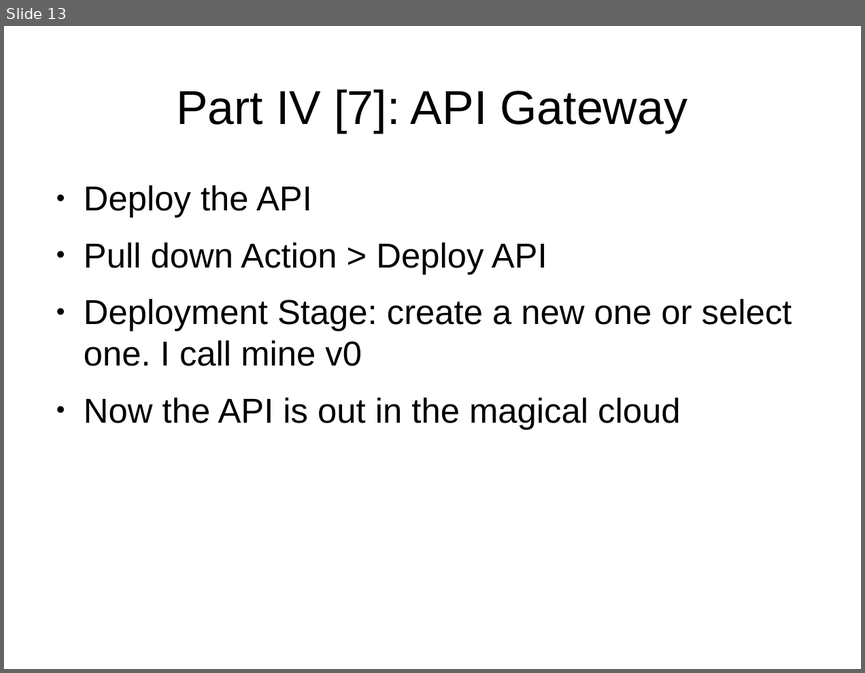
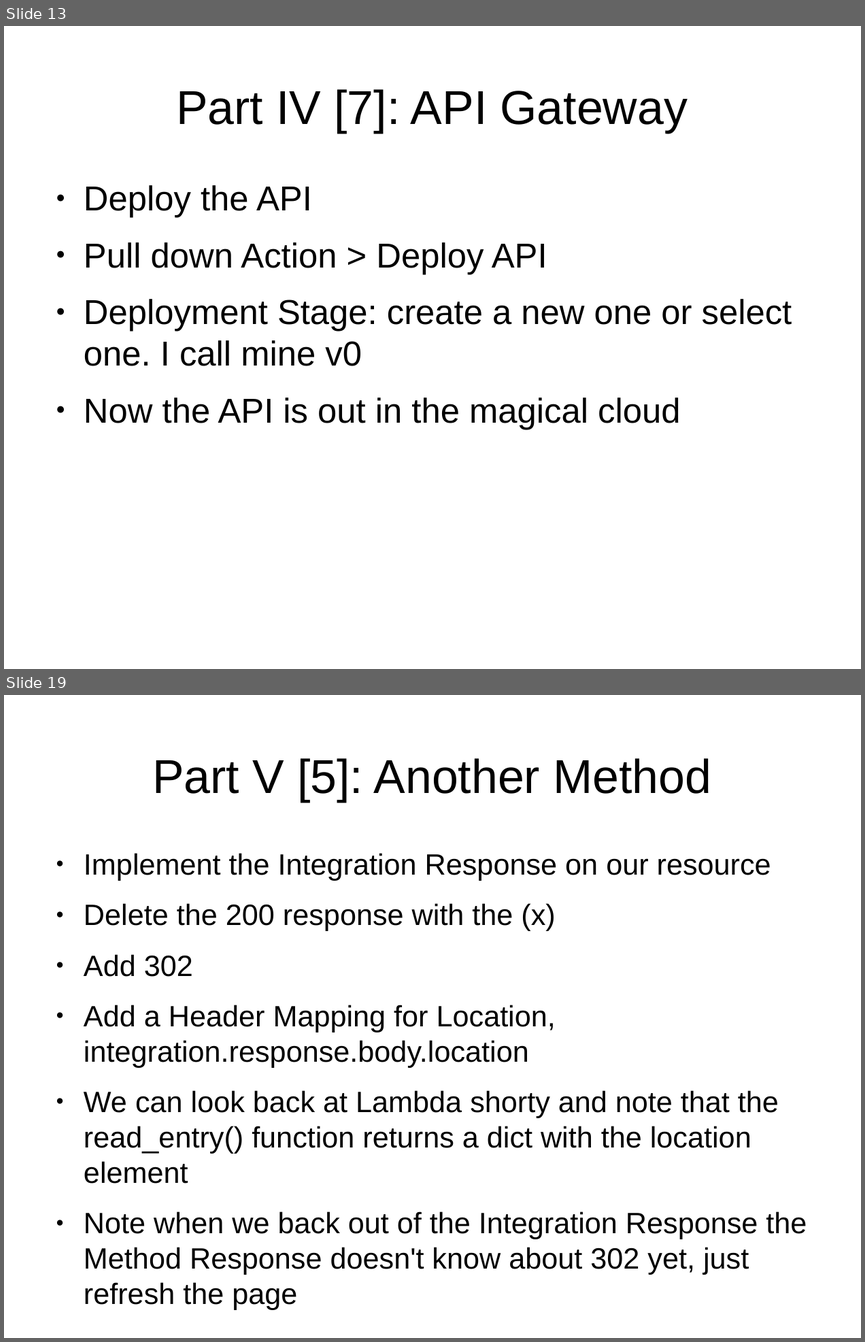
Before and after one commit to cmrsol/demo, a slide deck: api-gateway-how-to/API-GW_How-To.odp. Shown one above the other, each under a label of ours: slide 13 before the commit, slides 13 and 19 after it; the slides between them are not shown. The pictures are 865x673 and 865x1342 pixels, drawn with LibreOffice and Linux fonts; fonts in the diff are those of the drawing. Boxes give left, top, right and bottom in pixels: in the first picture for what was removed or moved away, otherwise in the second. Text is boxed around its words. In the diff, an @@ line names an element or a change of style, - is before the commit and + after.

```diff
--- a/api-gateway-how-to/API-GW_How-To.odp
+++ b/api-gateway-how-to/API-GW_How-To.odp
@@ slide 19 added at <box>4,695,861,1338</box>, background #FFFFFF @@
@@ title added at <box>152,758,711,802</box>, 44 pt, text #000000 @@
+Part V [5]: Another Method
@@ text added at <box>84,853,806,1309</box>, 27.2 pt, text #000000 @@
+● Implement the Integration Response on our resource
+● Delete the 200 response with the (x)
+● Add 302
+● Add a Header Mapping for Location, integration.response.body.location
+● We can look back at Lambda shorty and note that the read_entry() function returns a dict with the location element
+● Note when we back out of the Integration Response the Method Response doesn't know about 302 yet, just refresh the page
```
Also in this commit, not shown: 1 slide changed, 6 other slides added, 1 other file.
